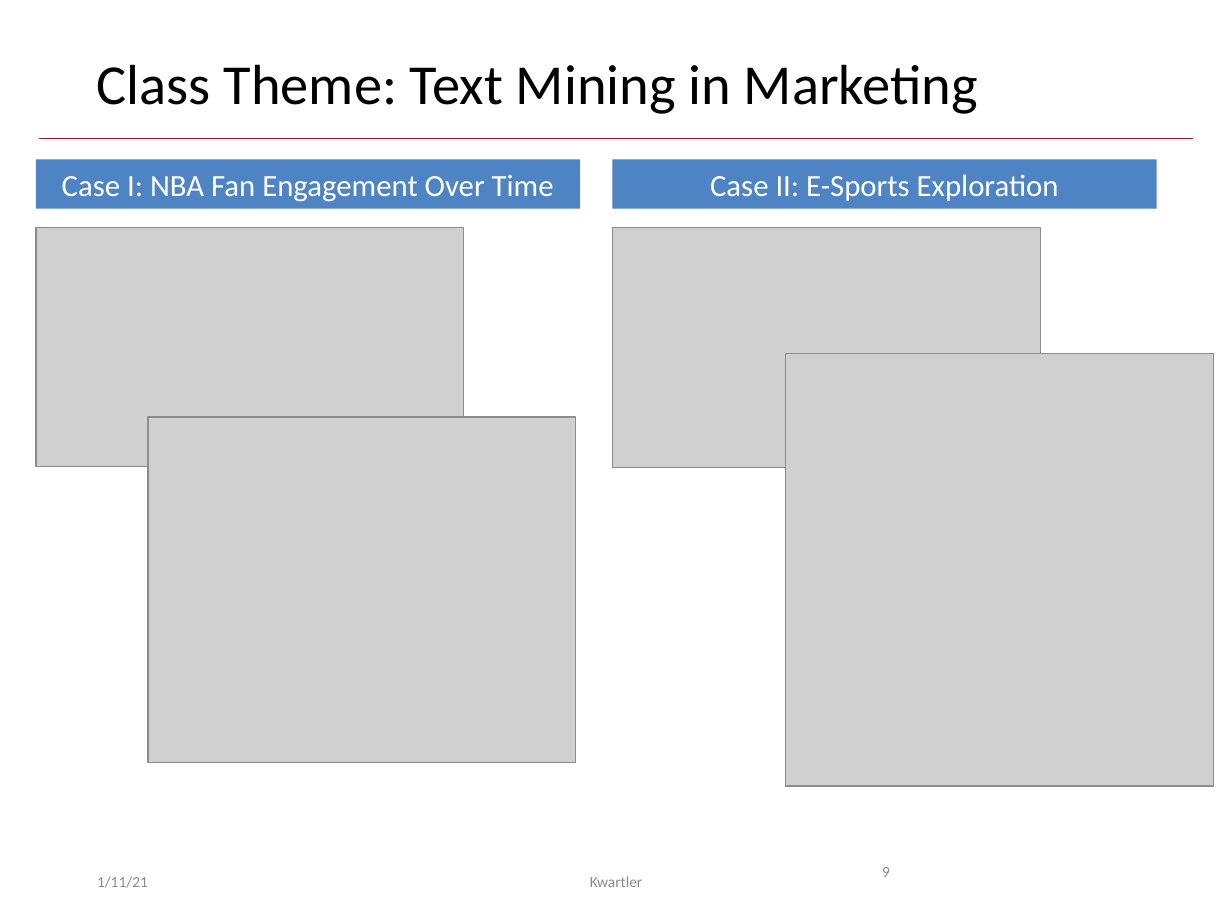
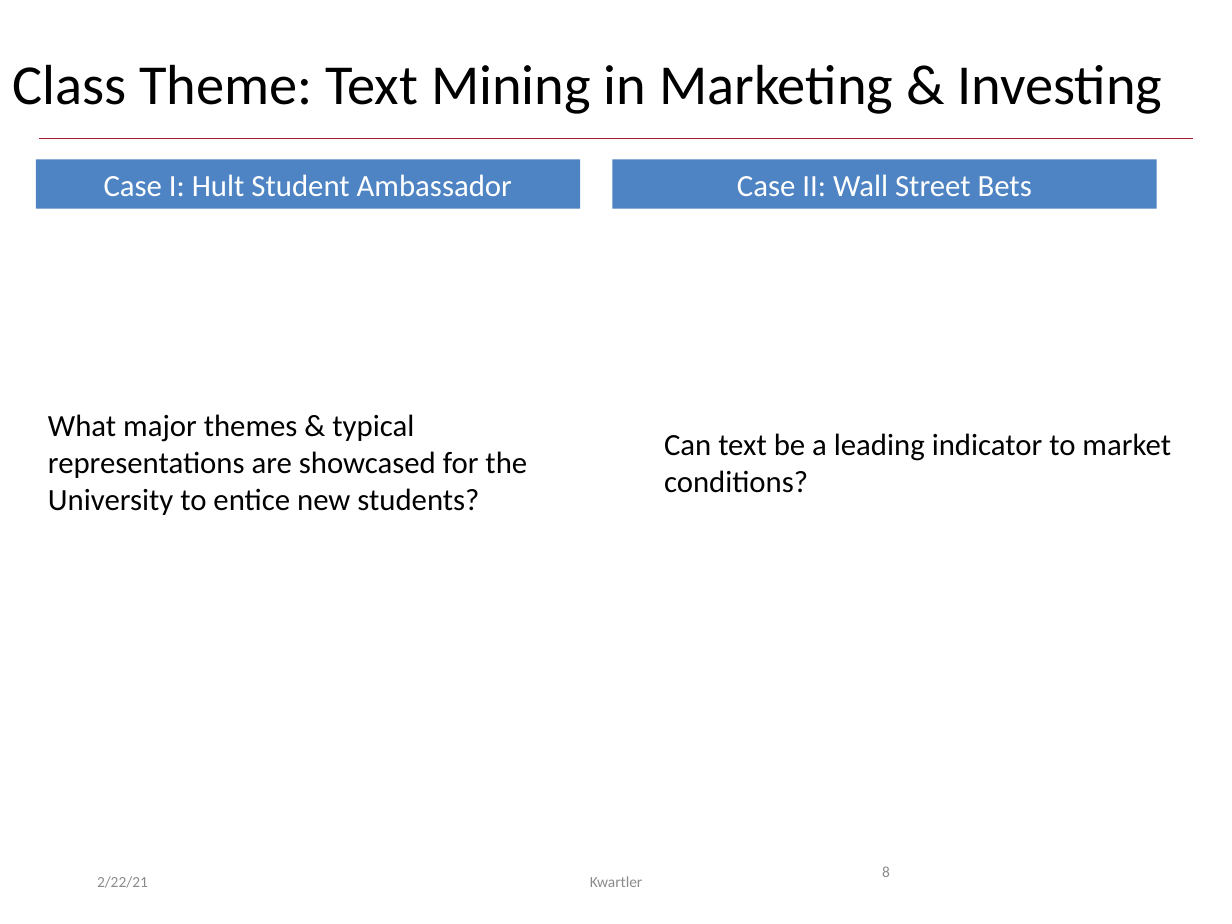
Before and after one commit to kwartler/hult_NLP_student, a slide deck: slide 8 of lessons/class1/Class1A_Intros.pptx (slide 9 before the commit). Drawn at 1232x924 pixels with LibreOffice and Linux fonts; fonts in the diff are those of the drawing; grey boxes stand for pictures. Boxes give left, top, right and bottom in pixels: in the first picture for what was removed or moved away, otherwise in the second. Text is boxed around its words. In the diff, an @@ line names an element or a change of style, - is before the commit and + after.

```diff
--- a/lessons/class1/Class1A_Intros.pptx
+++ b/lessons/class1/Class1A_Intros.pptx
@@ title at (12,64,1162,114): text changed @@
-Class Theme: Text Mining in Marketing
+Class Theme: Text Mining in Marketing & Investing
@@ text in rectangle at (104,174,512,196): text changed @@
-Case I: NBA Fan Engagement Over Time
+Case I: Hult Student Ambassador
@@ text in rectangle at (737,174,1032,196): text changed @@
-Case II: E-Sports Exploration
+Case II: Wall Street Bets
@@ picture removed at (36,227,463,466) @@
@@ picture removed at (612,228,1040,467) @@
@@ picture removed at (786,354,1214,786) @@
@@ text added at (48,414,527,515), 18 pt, text #000000 @@
+What major themes & typical representations are showcased for the University to entice new students?
@@ picture removed at (148,416,575,763) @@
@@ text added at (664,433,1171,493), 18 pt, text #000000 @@
+Can text be a leading indicator to market conditions?
@@ page number at (882,866,890,877): text changed @@
-9
+8
@@ text at (97,876,148,888): text changed @@
-1/11/21
+2/22/21
```
Also in this commit, not shown: 7 other slides changed, 1 slide removed.
